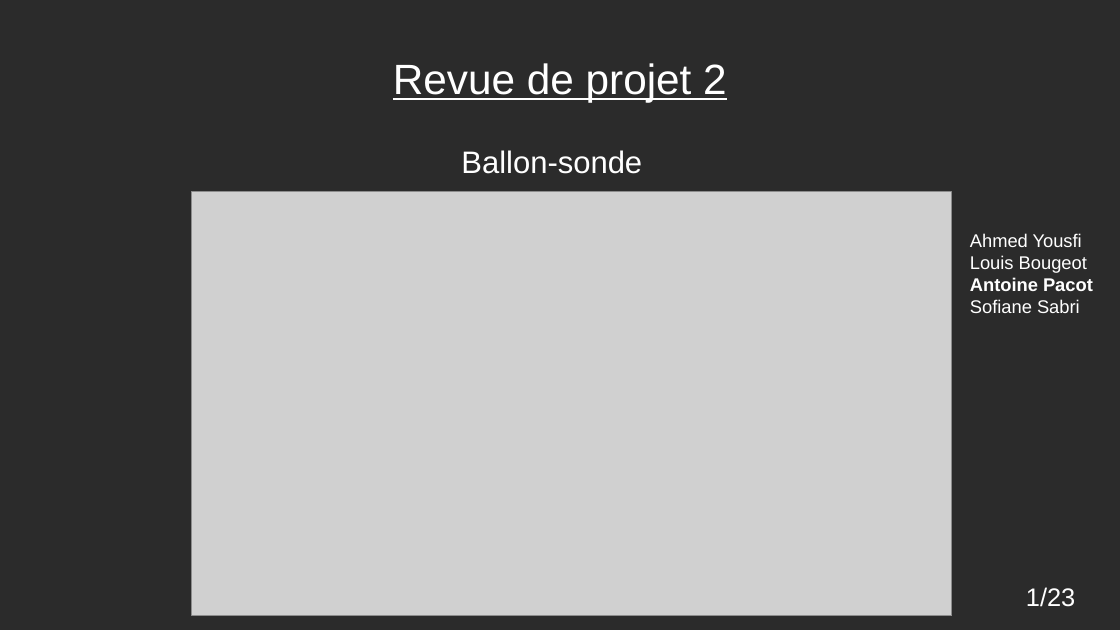
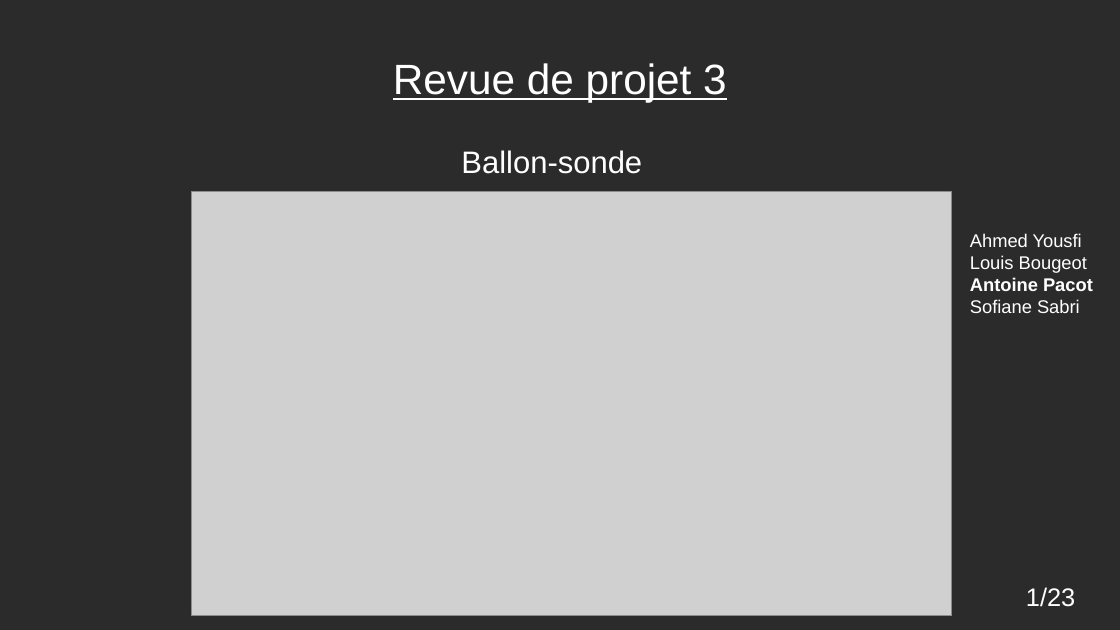
Before and after one commit to apacot/Projet2020, a slide deck: slide 1 of BallonSonde/Revue2/Revue de Projet 2.odp. Drawn at 1120x630 pixels with LibreOffice and Linux fonts; fonts in the diff are those of the drawing; grey boxes stand for pictures; background and template pictures are left out; a plain dark background stands for a picture behind light text. Boxes give left, top, right and bottom in pixels: in the first picture for what was removed or moved away, otherwise in the second. Text is boxed around its words. In the diff, an @@ line names an element or a change of style, - is before the commit and + after.

Commit message:
AjoutDiapoRevue3

```diff
--- a/BallonSonde/Revue2/Revue de Projet 2.odp
+++ b/BallonSonde/Revue2/Revue de Projet 2.odp
@@ title at (393,63,727,102): text changed @@
-Revue de projet 2
+Revue de projet 3
```
Also in this commit, not shown: 1 other file.
